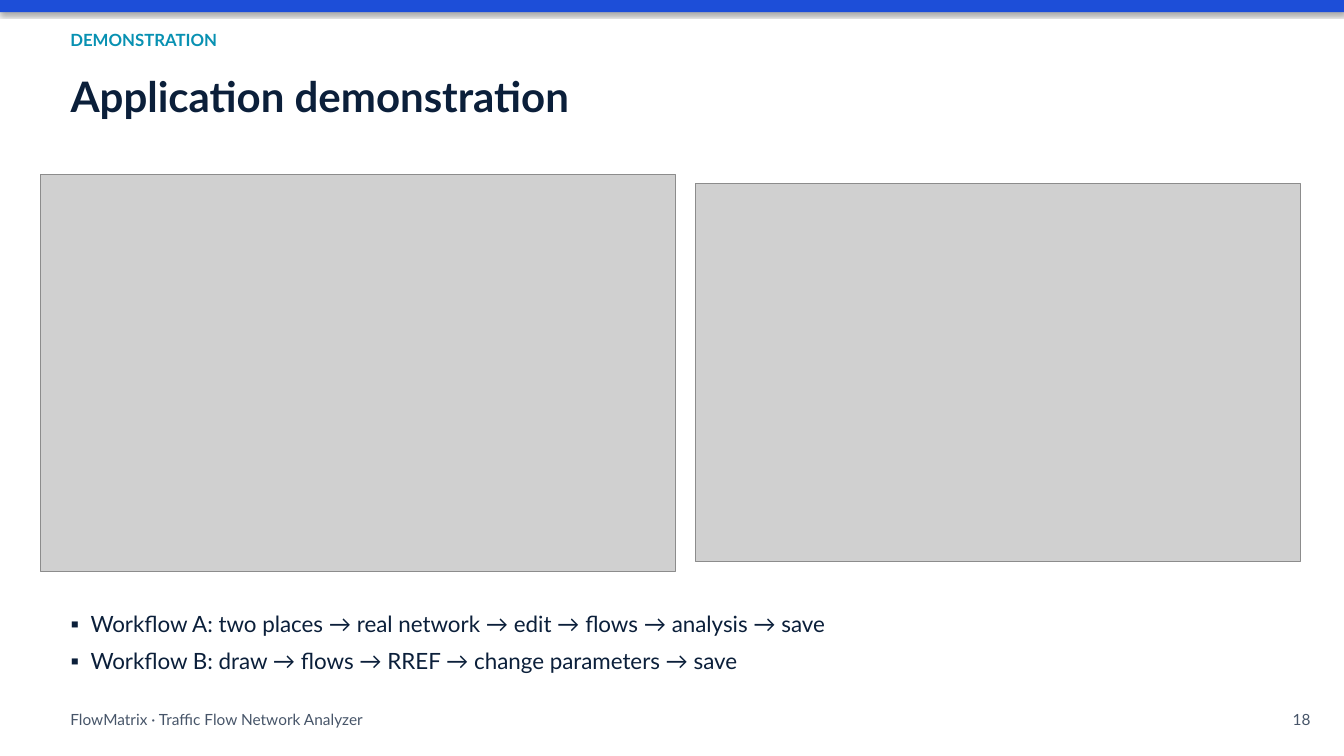
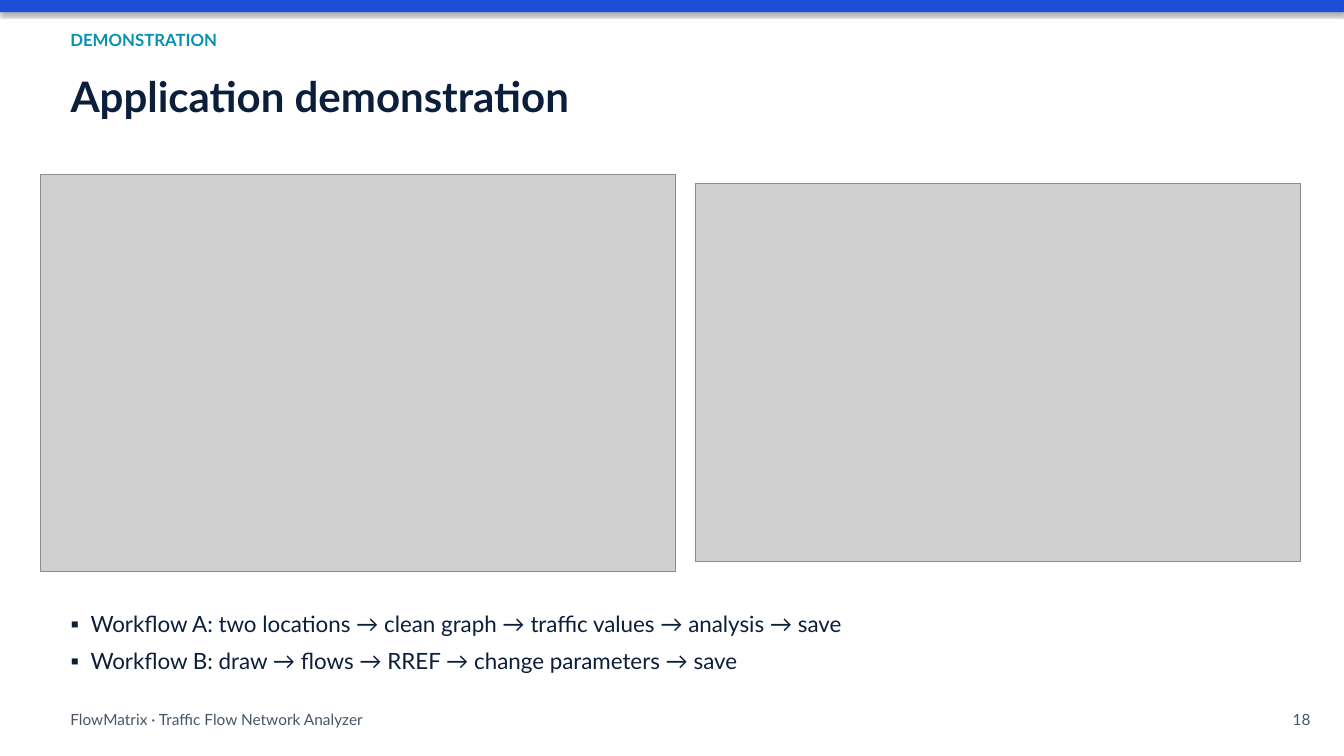
Before and after one commit to YashviShah514/traffic-flow-network-analyzer, a slide deck: slide 18 of presentation/FlowMatrix.pptx. Drawn at 1344x756 pixels with LibreOffice and Linux fonts; fonts in the diff are those of the drawing; grey boxes stand for pictures. Boxes give left, top, right and bottom in pixels: in the first picture for what was removed or moved away, otherwise in the second. Text is boxed around its words. In the diff, an @@ line names an element or a change of style, - is before the commit and + after.

```diff
--- a/presentation/FlowMatrix.pptx
+++ b/presentation/FlowMatrix.pptx
@@ text at bbox=[91, 615, 842, 636]: text changed @@
-▪ Workflow A: two places → real network → edit → flows → analysis → save
+▪ Workflow A: two locations → clean graph → traffic values → analysis → save
```
Also in this commit, not shown: 4 other slides changed, 44 other files.
